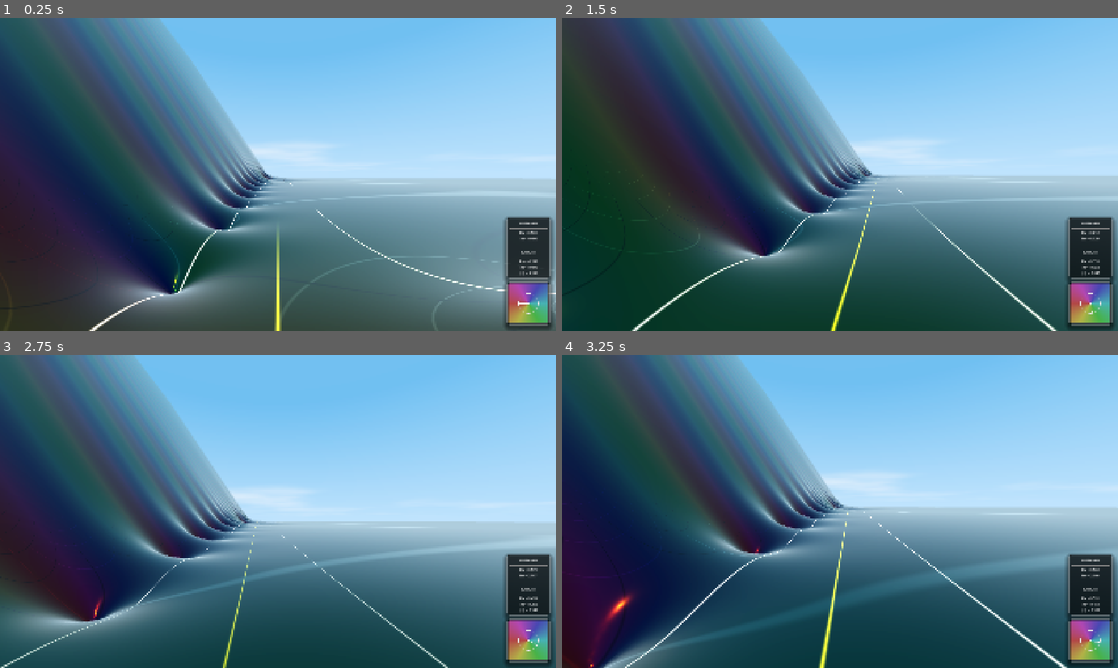
Above: before the commit, frames 1-4 (two rows, left to right).
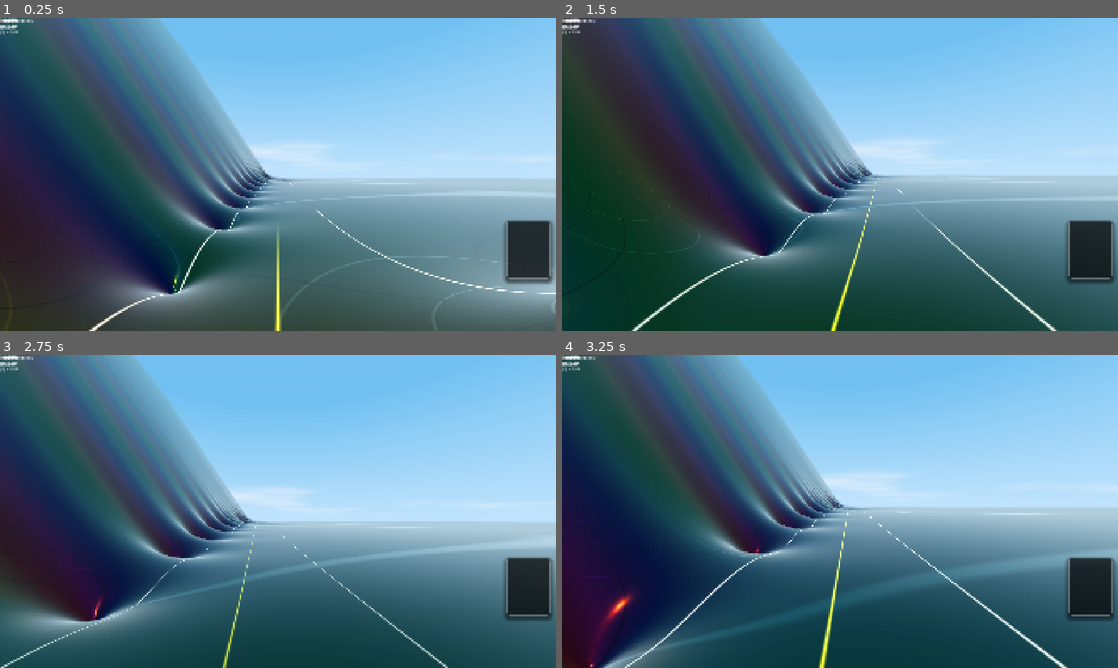
Above: after the commit, the same moments.

Repository: allanino/complex-functions-explorer
Game: Godot game, scene res://scenes/main.tscn
Two runs of this game, one before a commit and one after it. Both use one fixed random seed, a clock stepped at 60 frames per second and the inputs below.
Inputs (mouse positions are in pixels of both pictures, inside the frame that each line leads up to):
- Up to frame 1 (0.25 s): no input
- Up to frame 2 (1.5 s): tap Enter at 0.5 s; move the mouse to (867, 174) at 0.52 s; hold W (move_forward) from 0.53 s (still down); tap G at 0.6 s; tap Space at 0.77 s; tap N at 0.8, 1.35 s; move the mouse to (812, 174) at 1.27 s
- Up to frame 3 (2.75 s): keep holding W (move_forward); tap Space at 1.52 s; tap G at 1.55, 2.1 s; move the mouse to (289, 505) at 2.02 s; tap N at 2.3 s
- Up to frame 4 (3.25 s): keep holding W (move_forward); move the mouse to (834, 517) at 2.77 s; tap N at 2.85 s; tap Space at 3.02 s; tap G at 3.05 s

The runs differ from the first frame. In frame 1, 1.7% of the frame differs, in the area x 0-100%, y 0-100%; in frame 2, 1.8%; in frame 3, 1.8%; in frame 4, 1.8%.
Error after the commit: Invalid access to property or key 'material' on a base object of type 'null instance'. (res://scripts/hud.gd:602)

Commit message:
Refactor HUD for responsiveness and add HUD scaling option.
- Added `hud_scale` setting to `ConfigManager` (100% to 200%).
- Restructured `HUD` scene to support a two-column layout (`HUDStackLeft` and `HUDStackRight`).
- Implemented `_update_hud_layout` in `HUD` script to dynamically scale and redistribute HUD cards between columns based on available vertical space.
- Added a HUD Scale slider in the settings menu.

Co-authored-by: allanino <5325241+allanino@users.noreply.github.com>

Diff:
--- a/scenes/hud.tscn
+++ b/scenes/hud.tscn
@@ -231,15 +231,15 @@
 grow_vertical = 2
 mouse_filter = 2
 
-[node name="HUDStack" type="VBoxContainer" parent="Control"]
+[node name="HUDColumns" type="HBoxContainer" parent="Control"]
 layout_mode = 1
 anchors_preset = 3
 anchor_left = 1.0
 anchor_top = 1.0
 anchor_right = 1.0
 anchor_bottom = 1.0
-offset_left = -170.0
-offset_top = -630.0
+offset_left = -330.0
+offset_top = -800.0
 offset_right = -20.0
 offset_bottom = -20.0
 grow_horizontal = 0
@@ -247,7 +247,18 @@
 theme_override_constants/separation = 10
 alignment = 2
 
-[node name="PerfProtectionLabel" type="Label" parent="Control/HUDStack"]
+[node name="HUDStackLeft" type="VBoxContainer" parent="Control/HUDColumns"]
+layout_mode = 2
+theme_override_constants/separation = 10
+alignment = 2
+
+[node name="HUDStackRight" type="VBoxContainer" parent="Control/HUDColumns"]
+custom_minimum_size = Vector2(150, 0)
+layout_mode = 2
+theme_override_constants/separation = 10
+alignment = 2
+
+[node name="PerfProtectionLabel" type="Label" parent="Control/HUDColumns/HUDStackRight"]
 visible = false
 layout_mode = 2
 theme_override_colors/font_color = Color(1, 0.8, 0, 1)
@@ -256,7 +267,7 @@
 horizontal_alignment = 1
 autowrap_mode = 3
 
-[node name="ZerosPanel" type="PanelContainer" parent="Control/HUDStack"]
+[node name="ZerosPanel" type="PanelContainer" parent="Control/HUDColumns/HUDStackRight"]
 visible = false
 custom_minimum_size = Vector2(0, 200)
 layout_mode = 2
@@ -310,7 +321,7 @@
 horizontal_alignment = 1
 autowrap_mode = 3
 
-[node name="MonitorPanel" type="PanelContainer" parent="Control/HUDStack"]
+[node name="MonitorPanel" type="PanelContainer" parent="Control/HUDColumns/HUDStackRight"]
 visible = false
 layout_mode = 2
 size_flags_horizontal = 3
@@ -342,7 +353,7 @@
 text = "FPS: 60"
 horizontal_alignment = 1
 
-[node name="InfoPanel" type="PanelContainer" parent="Control/HUDStack"]
+[node name="InfoPanel" type="PanelContainer" parent="Control/HUDColumns/HUDStackRight"]
 custom_minimum_size = Vector2(0, 200)
 layout_mode = 2
 size_flags_horizontal = 3
@@ -392,7 +403,7 @@
 |f| = 0.000"
 horizontal_alignment = 1
 
-[node name="ComplexAspect" type="AspectRatioContainer" parent="Control/HUDStack"]
+[node name="ComplexAspect" type="AspectRatioContainer" parent="Control/HUDColumns/HUDStackRight"]
 custom_minimum_size = Vector2(0, 150)
 layout_mode = 2
 size_flags_horizontal = 3
@@ -1073,6 +1084,34 @@
 layout_mode = 2
 theme_override_constants/separation = 15
 
+[node name="HudScaleContainer" type="HBoxContainer" parent="Control/MenuOverlay/CenterContainer/MainPanel/MarginContainer/ContentVBox/TabContainer/HUD"]
+layout_mode = 2
+
+[node name="Label" type="Label" parent="Control/MenuOverlay/CenterContainer/MainPanel/MarginContainer/ContentVBox/TabContainer/HUD/HudScaleContainer"]
+custom_minimum_size = Vector2(160, 0)
+layout_mode = 2
+theme_override_colors/font_color = Color(0.8, 0.8, 0.8, 1)
+theme_override_font_sizes/font_size = 18
+text = "HUD Scale"
+
+[node name="HudScaleSlider" type="HSlider" parent="Control/MenuOverlay/CenterContainer/MainPanel/MarginContainer/ContentVBox/TabContainer/HUD/HudScaleContainer"]
+custom_minimum_size = Vector2(100, 20)
+layout_mode = 2
+size_flags_horizontal = 3
+size_flags_vertical = 4
+min_value = 100.0
+max_value = 200.0
+step = 25.0
+value = 100.0
+
+[node name="HudScaleValue" type="Label" parent="Control/MenuOverlay/CenterContainer/MainPanel/MarginContainer/ContentVBox/TabContainer/HUD/HudScaleContainer"]
+custom_minimum_size = Vector2(50, 0)
+layout_mode = 2
+theme_override_colors/font_color = Color(0.8, 0.8, 0.8, 1)
+theme_override_font_sizes/font_size = 18
+text = "100%"
+horizontal_alignment = 2
+
 [node name="HudComplexCheckbox" type="CheckBox" parent="Control/MenuOverlay/CenterContainer/MainPanel/MarginContainer/ContentVBox/TabContainer/HUD"]
 layout_mode = 2
 focus_mode = 0
--- a/scripts/config_manager.gd
+++ b/scripts/config_manager.gd
@@ -41,6 +41,7 @@
 var show_hud_zeros: bool = true
 var show_rvm: bool = true
 var show_hud_monitor: bool = false
+var hud_scale: float = 1.0
 
 # Audio parameters
 var bg_music_volume: float = 100.0
@@ -91,6 +92,7 @@
 	config.set_value("ui", "show_hud_zeros", show_hud_zeros)
 	config.set_value("ui", "show_rvm", show_rvm)
 	config.set_value("ui", "show_hud_monitor", show_hud_monitor)
+	config.set_value("ui", "hud_scale", hud_scale)
 
 	config.set_value("audio", "bg_music_volume", bg_music_volume)
 	config.set_value("audio", "drone_volume", drone_volume)
@@ -140,6 +142,7 @@
 	show_hud_zeros = config.get_value("ui", "show_hud_zeros", show_hud_zeros)
 	show_rvm = config.get_value("ui", "show_rvm", show_rvm)
 	show_hud_monitor = config.get_value("ui", "show_hud_monitor", show_hud_monitor)
+	hud_scale = config.get_value("ui", "hud_scale", hud_scale)
 
 	bg_music_volume = config.get_value("audio", "bg_music_volume", bg_music_volume)
 	drone_volume = config.get_value("audio", "drone_volume", drone_volume)
--- a/scripts/hud.gd
+++ b/scripts/hud.gd
@@ -1,18 +1,21 @@
 extends CanvasLayer
 
 @export var player: Node3D
-@onready var complex_panel = $Control/HUDStack/ComplexAspect
-@onready var info_panel = $Control/HUDStack/InfoPanel
-@onready var monitor_panel = $Control/HUDStack/MonitorPanel
-@onready var fps_label = $Control/HUDStack/MonitorPanel/MarginContainer/VBox/FpsLabel
-@onready var complex_rect = $Control/HUDStack/ComplexAspect/ComplexPanel/MarginContainer/ClipPanel/ComplexPlane
+@onready var hud_columns = $Control/HUDColumns
+@onready var hud_stack_left = $Control/HUDColumns/HUDStackLeft
+@onready var hud_stack_right = $Control/HUDColumns/HUDStackRight
+@onready var complex_panel = $Control/HUDColumns/HUDStackRight/ComplexAspect
+@onready var info_panel = $Control/HUDColumns/HUDStackRight/InfoPanel
+@onready var monitor_panel = $Control/HUDColumns/HUDStackRight/MonitorPanel
+@onready var fps_label = $Control/HUDColumns/HUDStackRight/MonitorPanel/MarginContainer/VBox/FpsLabel
+@onready var complex_rect = $Control/HUDColumns/HUDStackRight/ComplexAspect/ComplexPanel/MarginContainer/ClipPanel/ComplexPlane
 @onready var world_manager = get_node("../WorldManager")
-@onready var domain_label = $Control/HUDStack/InfoPanel/MarginContainer/VBox/DomainLabel
-@onready var target_label = $Control/HUDStack/InfoPanel/MarginContainer/VBox/TargetLabel
-@onready var zeros_panel = $Control/HUDStack/ZerosPanel
-@onready var zeros_count_label = $Control/HUDStack/ZerosPanel/MarginContainer/VBox/CountLabel
-@onready var rvm_label = $Control/HUDStack/ZerosPanel/MarginContainer/VBox/RvmLabel
-@onready var zeros_list_label = $Control/HUDStack/ZerosPanel/MarginContainer/VBox/Scroll/ListLabel
+@onready var domain_label = $Control/HUDColumns/HUDStackRight/InfoPanel/MarginContainer/VBox/DomainLabel
+@onready var target_label = $Control/HUDColumns/HUDStackRight/InfoPanel/MarginContainer/VBox/TargetLabel
+@onready var zeros_panel = $Control/HUDColumns/HUDStackRight/ZerosPanel
+@onready var zeros_count_label = $Control/HUDColumns/HUDStackRight/ZerosPanel/MarginContainer/VBox/CountLabel
+@onready var rvm_label = $Control/HUDColumns/HUDStackRight/ZerosPanel/MarginContainer/VBox/RvmLabel
+@onready var zeros_list_label = $Control/HUDColumns/HUDStackRight/ZerosPanel/MarginContainer/VBox/Scroll/ListLabel
 @onready var menu_overlay = $Control/MenuOverlay
 
 # New UI Node Paths
@@ -55,6 +58,8 @@
 @onready var hud_zeros_checkbox = $Control/MenuOverlay/CenterContainer/MainPanel/MarginContainer/ContentVBox/TabContainer/HUD/HudZetaZerosCheckbox
 @onready var rvm_checkbox = $Control/MenuOverlay/CenterContainer/MainPanel/MarginContainer/ContentVBox/TabContainer/HUD/RvmCheckbox
 @onready var hud_monitor_checkbox = $Control/MenuOverlay/CenterContainer/MainPanel/MarginContainer/ContentVBox/TabContainer/HUD/HudMonitorCheckbox
+@onready var hud_scale_slider = $Control/MenuOverlay/CenterContainer/MainPanel/MarginContainer/ContentVBox/TabContainer/HUD/HudScaleContainer/HudScaleSlider
+@onready var hud_scale_value = $Control/MenuOverlay/CenterContainer/MainPanel/MarginContainer/ContentVBox/TabContainer/HUD/HudScaleContainer/HudScaleValue
 
 @onready var bg_music_slider = $Control/MenuOverlay/CenterContainer/MainPanel/MarginContainer/ContentVBox/TabContainer/AUDIO/BgMusicContainer/BgMusicSlider
 @onready var bg_music_value = $Control/MenuOverlay/CenterContainer/MainPanel/MarginContainer/ContentVBox/TabContainer/AUDIO/BgMusicContainer/BgMusicValue
@@ -77,7 +82,7 @@
 @onready var apply_button = $Control/MenuOverlay/CenterContainer/MainPanel/MarginContainer/ContentVBox/ButtonsHBox/ApplyButton
 @onready var close_button = $Control/MenuOverlay/CenterContainer/MainPanel/MarginContainer/ContentVBox/ButtonsHBox/CloseButton
 @onready var quit_button = $Control/MenuOverlay/CenterContainer/MainPanel/MarginContainer/ContentVBox/ButtonsHBox/QuitContainer/QuitButton
-@onready var perf_label = $Control/HUDStack/PerfProtectionLabel
+@onready var perf_label = $Control/HUDColumns/HUDStackRight/PerfProtectionLabel
 
 @onready var tooltip = $TooltipLayer/Tooltip
 @onready var tooltip_label = $TooltipLayer/Tooltip/MarginContainer/Label
@@ -113,6 +118,7 @@
 	"Zeta zeros": "Show the list of discovered zeros during automatic walking.",
 	"Riemann–von Mangoldt": "Show the estimated number of zeros N(t) based on the Riemann–von Mangoldt formula.",
 	"Performance Monitor": "Show real-time performance metrics (FPS) and chunks statistics on the HUD.",
+	"HUD Scale": "Adjust the size of the HUD elements.",
 	"Background Music": "Adjust the volume of the ambient mathematical soundscape.",
 	"Topographic Drone": "Adjust the volume of the terrain-responsive spatial audio.",
 	"Brightness": "Adjust the overall brightness of the terrain surface.",
@@ -146,6 +152,9 @@
 	zero_speed_slider.value_changed.connect(_on_zero_speed_value_changed)
 	view_distance_slider.value_changed.connect(_on_view_distance_value_changed)
 	sunrise_slider.value_changed.connect(_on_sunrise_value_changed)
+	hud_scale_slider.value_changed.connect(_on_hud_scale_value_changed)
+
+	get_viewport().size_changed.connect(_update_hud_layout)
 
 	brightness_slider.value_changed.connect(_on_terrain_brightness_value_changed)
 	saturation_slider.value_changed.connect(_on_terrain_saturation_value_changed)
@@ -314,6 +323,8 @@
 		hud_zeros_checkbox.button_pressed = Config.show_hud_zeros
 		rvm_checkbox.button_pressed = Config.show_rvm
 		hud_monitor_checkbox.button_pressed = Config.show_hud_monitor
+		hud_scale_slider.value = Config.hud_scale * 100.0
+		_on_hud_scale_value_changed(hud_scale_slider.value)
 		if player:
 			auto_walk_checkbox.button_pressed = (player.auto_walk_state != 0) # 0 is AutoWalkState.NONE
 		bg_music_slider.value = Config.bg_music_volume
@@ -390,6 +401,9 @@
 
 func _on_sunrise_value_changed(value):
 	sunrise_value.text = str(int(value)) + "°"
+
+func _on_hud_scale_value_changed(value):
+	hud_scale_value.text = str(int(value)) + "%"
 
 func _on_terrain_brightness_value_changed(value):
 	Config.terrain_brightness = value / 50.0
@@ -489,6 +503,7 @@
 	Config.terrain_metallic = metallic_slider.value / 100.0
 	Config.terrain_roughness = roughness_slider.value / 100.0
 	Config.view_distance = int(view_distance_slider.value)
+	Config.hud_scale = hud_scale_slider.value / 100.0
 	Config.function_type = func_button.selected
 	Config.height_type = height_button.selected
 
@@ -505,6 +520,7 @@
 			Config.rational_den_coeffs = PackedFloat32Array([1, 0, 0, 0, 0, 0, 0, 0, 0, 0])
 
 	Config.save_settings()
+	_update_hud_layout()
 
 	if player:
 		var zoom_mult = float(Config.zoom_factor)
@@ -615,3 +631,56 @@
 					monitor_text += "\n%d: %d" % [world_manager.LOD_SUBS[i], lod_counts[i]]
 
 		fps_label.text = monitor_text
+
+	_update_hud_layout()
+
+var _last_hud_state = {}
+
+func _update_hud_layout():
+	if not hud_columns: return
+
+	var cards = [complex_panel, info_panel, monitor_panel, zeros_panel, perf_label]
+	var current_state = {
+		"size": get_viewport().size,
+		"scale": Config.hud_scale,
+		"visibility": cards.map(func(c): return c.visible)
+	}
+
+	if current_state.hash() == _last_hud_state.hash():
+		return
+	_last_hud_state = current_state
+
+	hud_columns.scale = Vector2.ONE * Config.hud_scale
+	hud_columns.pivot_offset = hud_columns.size
+
+	var available_height = (get_viewport().size.y - 40) / Config.hud_scale
+	var current_height = 0.0
+	var separation = 10.0
+
+	var right_cards = []
+	var left_cards = []
+
+	for card in cards:
+		if not card.visible: continue
+		var card_height = card.get_combined_minimum_size().y
+		if current_height + card_height <= available_height:
+			right_cards.push_back(card)
+			current_height += card_height + separation
+		else:
+			left_cards.push_back(card)
+
+	_apply_stack_layout(hud_stack_right, right_cards)
+	_apply_stack_layout(hud_stack_left, left_cards)
+
+func _apply_stack_layout(stack: VBoxContainer, desired_cards: Array):
+	for child in stack.get_children():
+		if not child in desired_cards:
+			stack.remove_child(child)
+
+	for i in range(desired_cards.size()):
+		var card = desired_cards[i]
+		if card.get_parent() != stack:
+			if card.get_parent():
+				card.get_parent().remove_child(card)
+			stack.add_child(card)
+		stack.move_child(card, 0)
